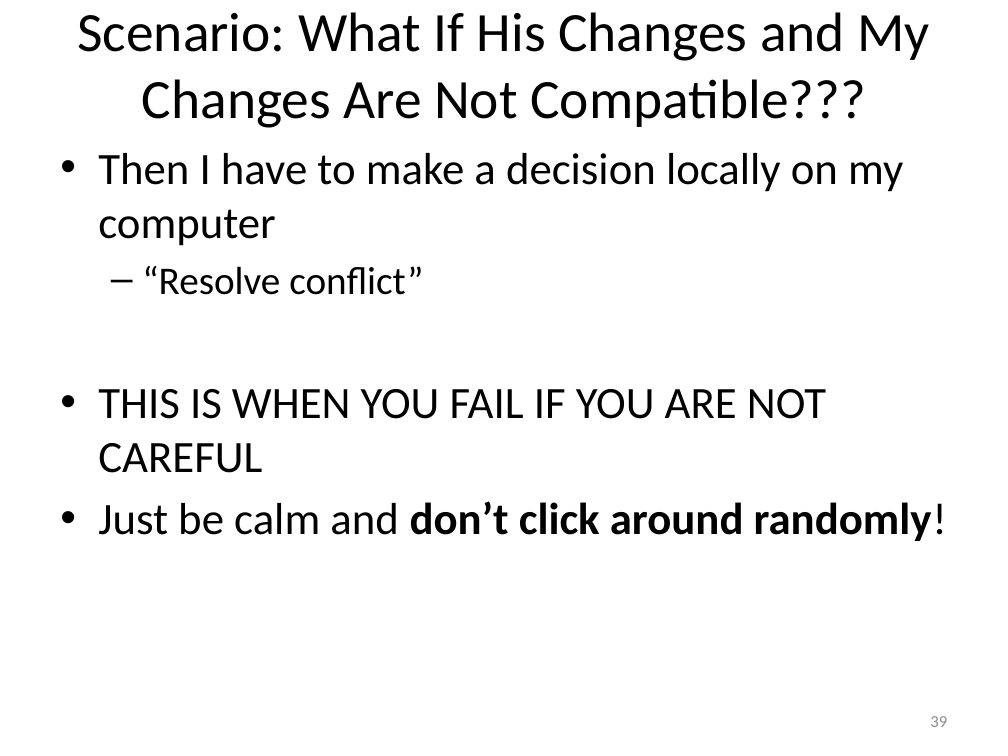
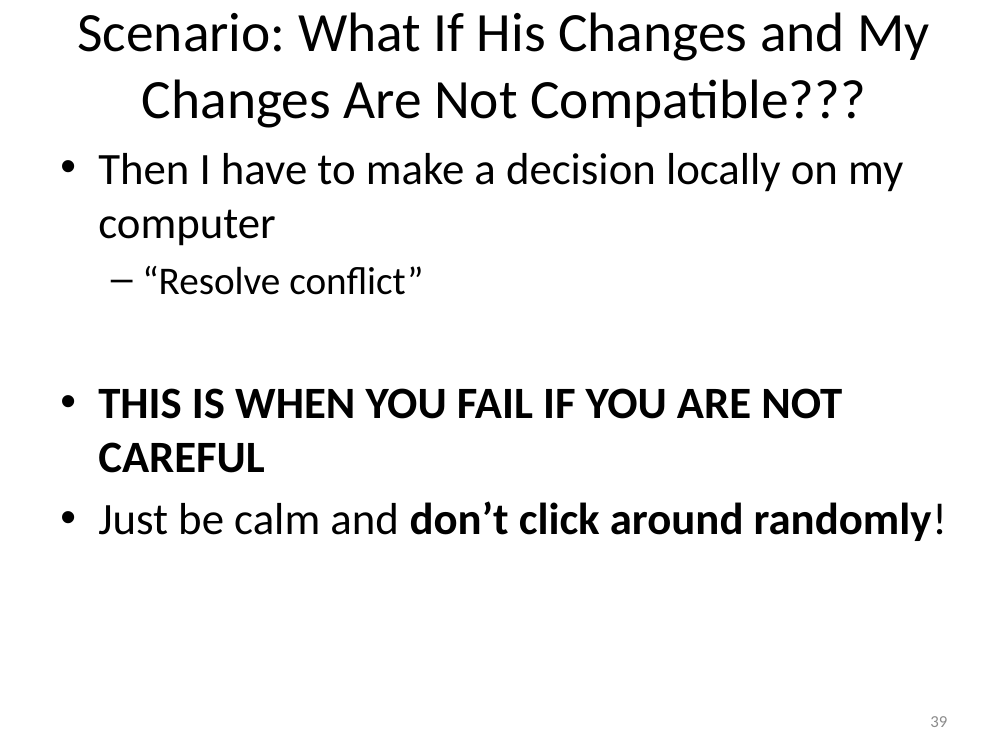
Before and after one commit to gazialankus/git-workshop-iue, a slide deck: slide 39 of Git Workshop.pptx. Drawn at 1008x756 pixels with LibreOffice and Linux fonts; fonts in the diff are those of the drawing. Boxes give left, top, right and bottom in pixels: in the first picture for what was removed or moved away, otherwise in the second. Text is boxed around its words. In the diff, an @@ line names an element or a change of style, - is before the commit and + after.

```diff
--- a/Git Workshop.pptx
+++ b/Git Workshop.pptx
@@ text at (98, 388, 842, 473): bold on in "THIS IS WHEN YOU FAIL IF YOU ..." @@
```
Also in this commit, not shown: 6 other slides changed, 1 slide added.
